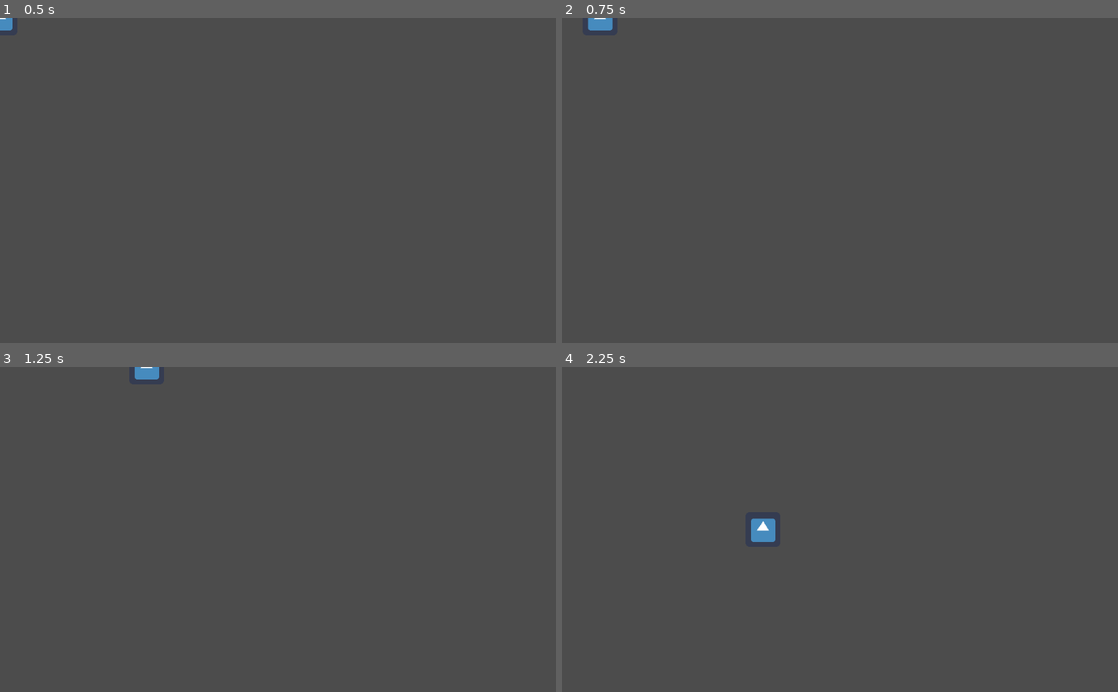
Above: before the commit, frames 1-4 (two rows, left to right).
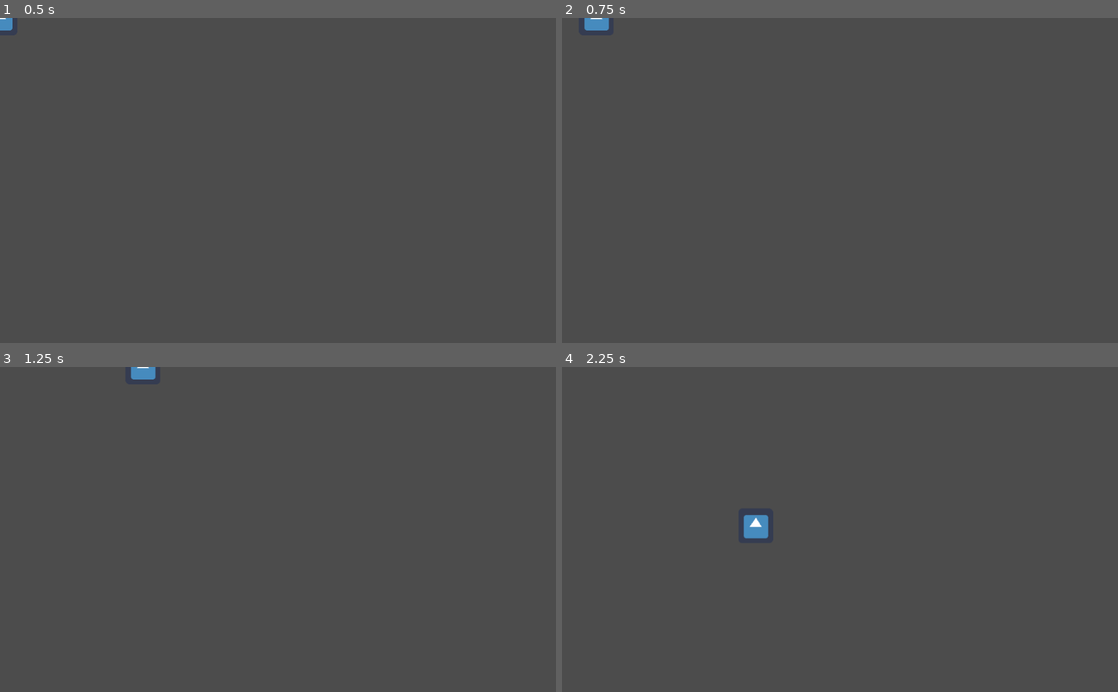
Above: after the commit, the same moments.

Repository: RiddimCrunch/Interco
Game: Godot game, scene res://Player.tscn
Same seed, same stepped clock (60 frames per second), same inputs: the game is played once before the commit and once after it. The engine's default icon, where the game draws it, is replaced by a stand-in: a white triangle on a blue panel in a dark square.
Inputs (mouse positions are in pixels of both pictures, inside the frame that each line leads up to):
- Up to frame 1 (0.5 s): no input
- Up to frame 2 (0.75 s): tap Enter at 0.5 s; move the mouse to (962, 164) at 0.52 s; hold D (right) from 0.53 s (still down); click (962, 164) at 0.6 s
- Up to frame 3 (1.25 s): keep holding D (right)
- Up to frame 4 (2.25 s): move the mouse to (728, 545) at 1.27 s; release D (right) at 1.28 s; hold S (down) 1.28-2.03 s; click (728, 545) at 1.35 s; move the mouse to (895, 458) at 2.02 s; hold D (right) from 2.03 s (still down); click (895, 458) at 2.1 s

Frame 1 is identical in both runs. In frame 2, less than 0.1% of the frame differs, in the area x 4-10%, y 0-4%; in frame 3, less than 0.1%; in frame 4, 0.3%, in the area x 32-39%, y 45-54%.

Commit message:
FixKeybind

Diff:
--- a/project.godot
+++ b/project.godot
@@ -45,6 +45,11 @@
 "events": [ Object(InputEventKey,"resource_local_to_scene":false,"resource_name":"","device":0,"alt":false,"shift":false,"control":false,"meta":false,"command":false,"pressed":false,"scancode":0,"physical_scancode":68,"unicode":0,"echo":false,"script":null)
  ]
 }
+attack={
+"deadzone": 0.5,
+"events": [ Object(InputEventMouseButton,"resource_local_to_scene":false,"resource_name":"","device":0,"alt":false,"shift":false,"control":false,"meta":false,"command":false,"button_mask":0,"position":Vector2( 0, 0 ),"global_position":Vector2( 0, 0 ),"factor":1.0,"button_index":1,"pressed":false,"doubleclick":false,"script":null)
+ ]
+}
 
 [mono]
 
Not shown, changed: .mono/metadata/ide_messaging_meta.txt
